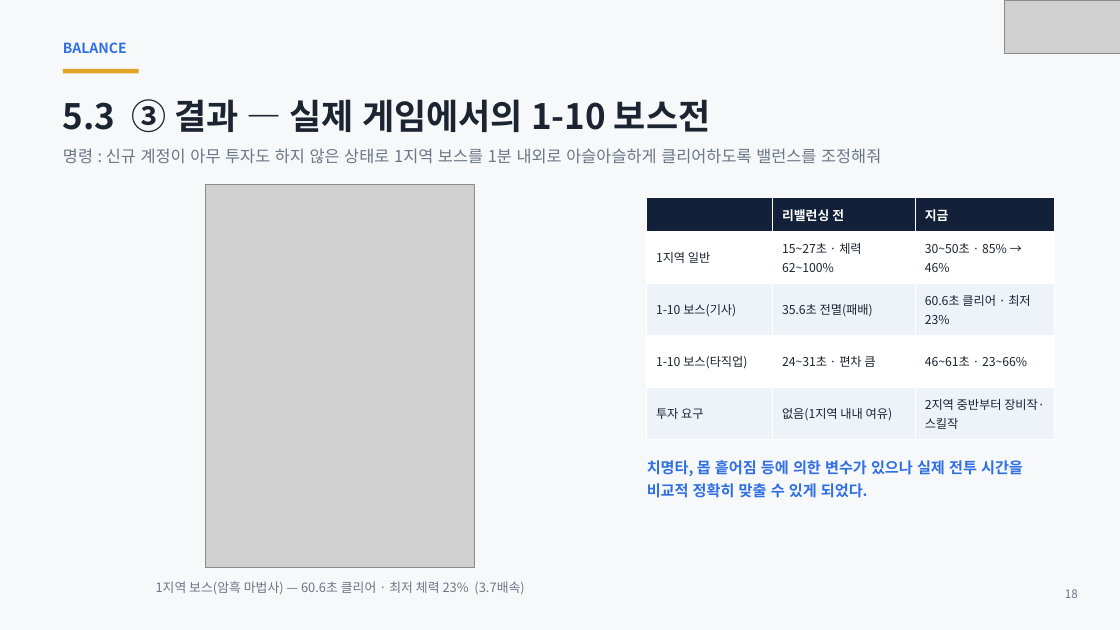
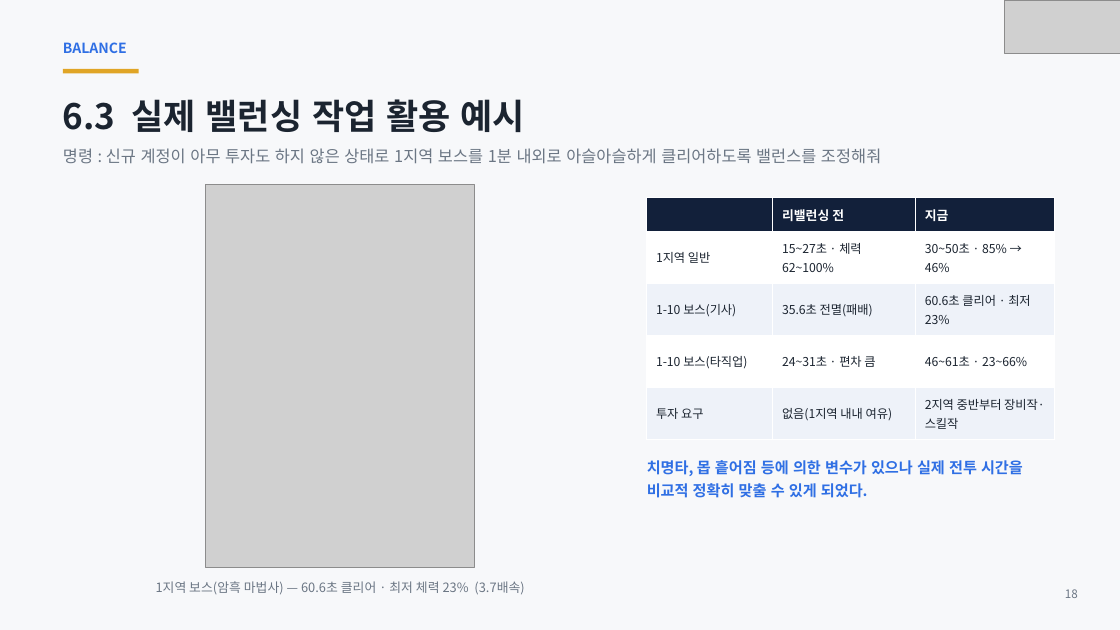
Before and after one commit to ks-wook/com2us-taskbar-hero, a slide deck: slide 18 of docs/com2us-taskbar-hero-발표자료.pptx. Drawn at 1120x630 pixels with LibreOffice and Linux fonts; fonts in the diff are those of the drawing; grey boxes stand for pictures. Boxes give left, top, right and bottom in pixels: in the first picture for what was removed or moved away, otherwise in the second. Text is boxed around its words. In the diff, an @@ line names an element or a change of style, - is before the commit and + after.

```diff
--- a/docs/com2us-taskbar-hero-발표자료.pptx
+++ b/docs/com2us-taskbar-hero-발표자료.pptx
@@ text at [63, 99, 524, 132]: text changed @@
-5.3 ③ 결과 — 실제 게임에서의 1-10 보스전
+6.3 실제 밸런싱 작업 활용 예시
```
Also in this commit, not shown: 21 other slides changed, 6 slides added, 6 slides removed.
